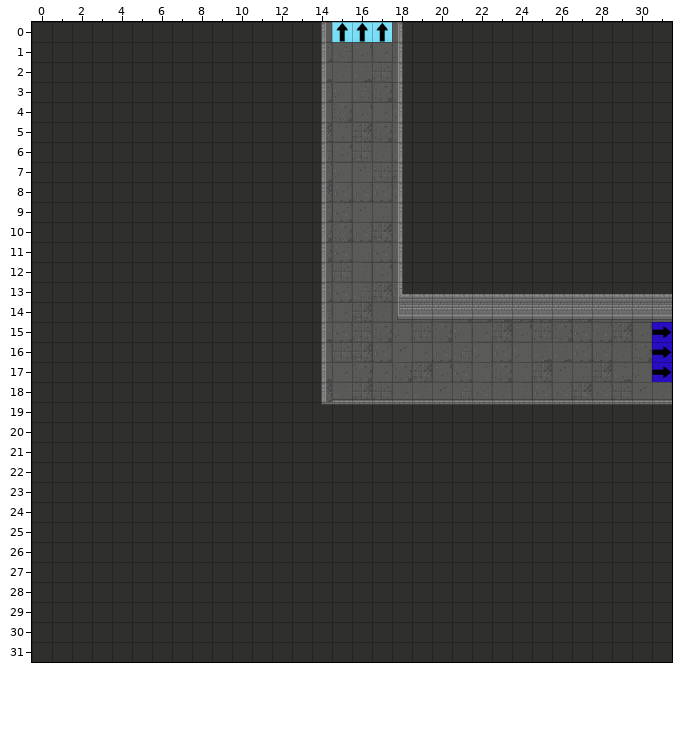
Two versions of a level (Tiled map, GrupaTNT/Assets/Resources/RoomData/ROOM_2_NE_2.tmx). The picture above is the old version.
Cells are 32x32 px. Shown: x 0..31, y 0..31.
The result:
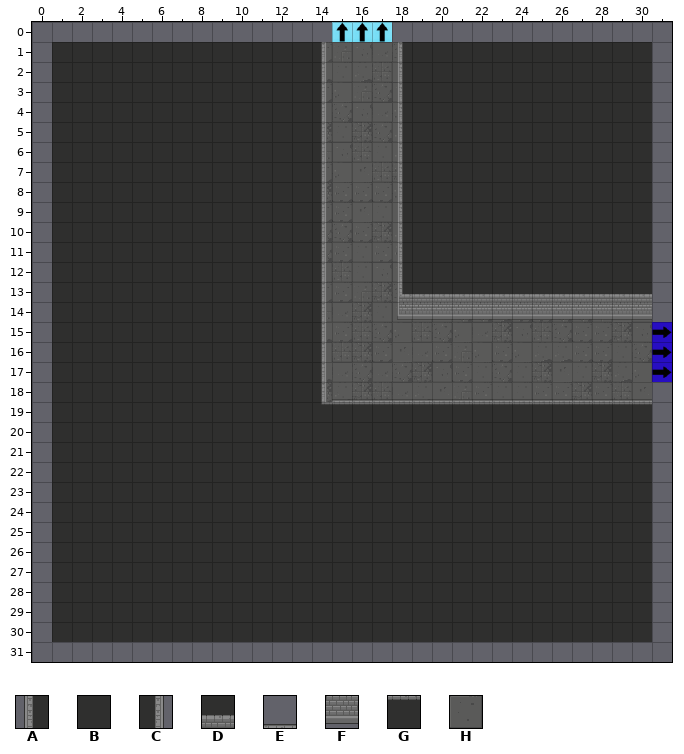
Key: from "Dungeon_Tileset_2": A 16, B 17, C 18, D 33, E 36, F 49, G 52, H 88.
_ is an empty cell, # one hidden under a higher layer.
The edit:
Layer "Floor":
y 0: x 14 H -> _; x 18 H -> _
y 14: x 0 # -> _; x 31 H -> _
y 15..17: x 0 # -> _
y 18: x 0 # -> _; x 31 H -> _
y 31: x 14..18 ##### -> _____
Layer "Walls":
y 0: x 0..14 BBBBBBBBBBBBBBC -> _______________; x 18..31 ABBBBBBBBBBBBB -> ______________
y 1..12: x 0 B -> _; x 31 B -> _
y 13: x 0 B -> _; x 31 D -> _
y 14: x 0 B -> _; x 31 F -> _
y 15..17: x 0 B -> _
y 18: x 0 B -> _; x 31 E -> _
y 19: x 0 B -> _; x 31 G -> _
y 20..30: x 0 B -> _; x 31 B -> _
y 31: x 0..31 BBBBBBBBBBBBBBBBBBBBBBBBBBBBBBBB -> ________________________________
Changed places in both pictures, as pixel boxes (x1, y1, x2, y2):
removed: (32, 22, 672, 662)
